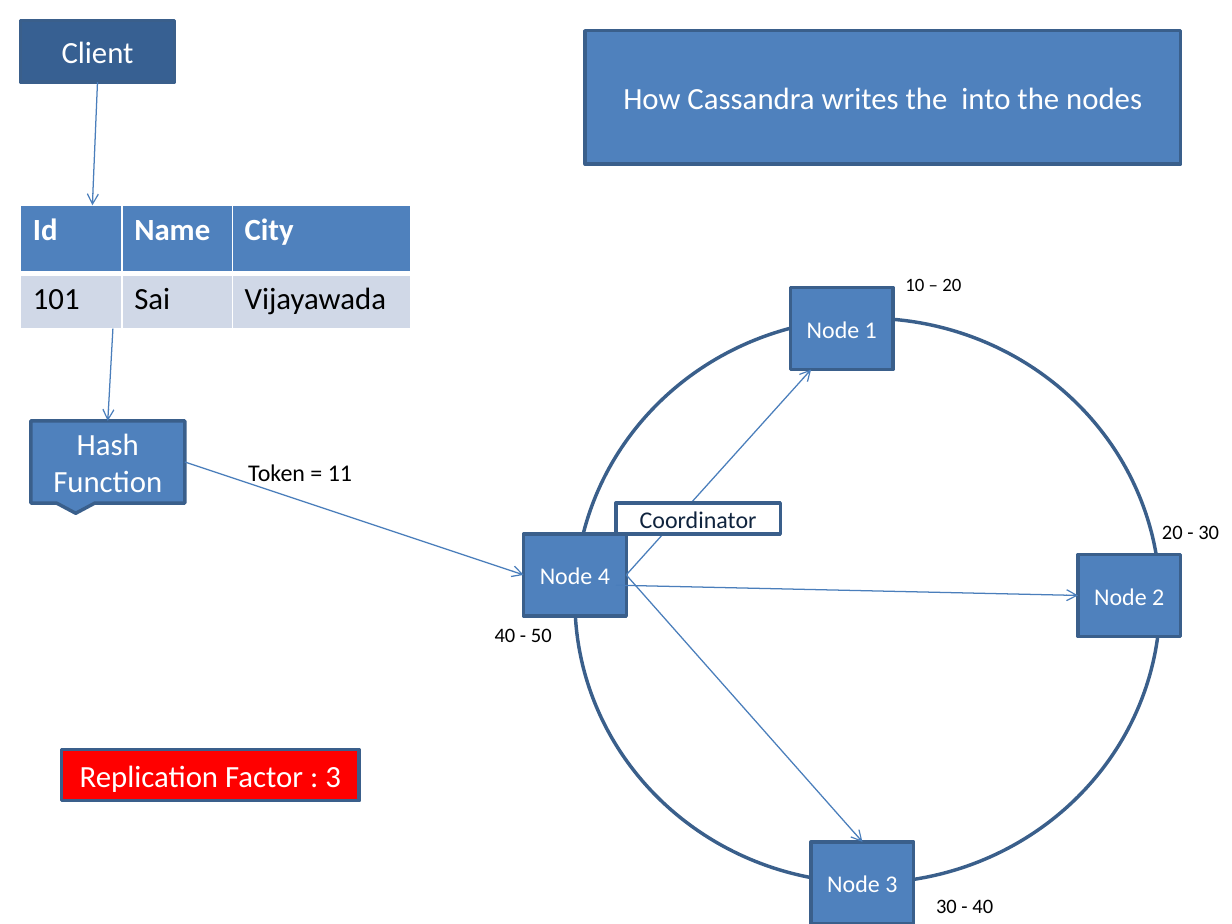
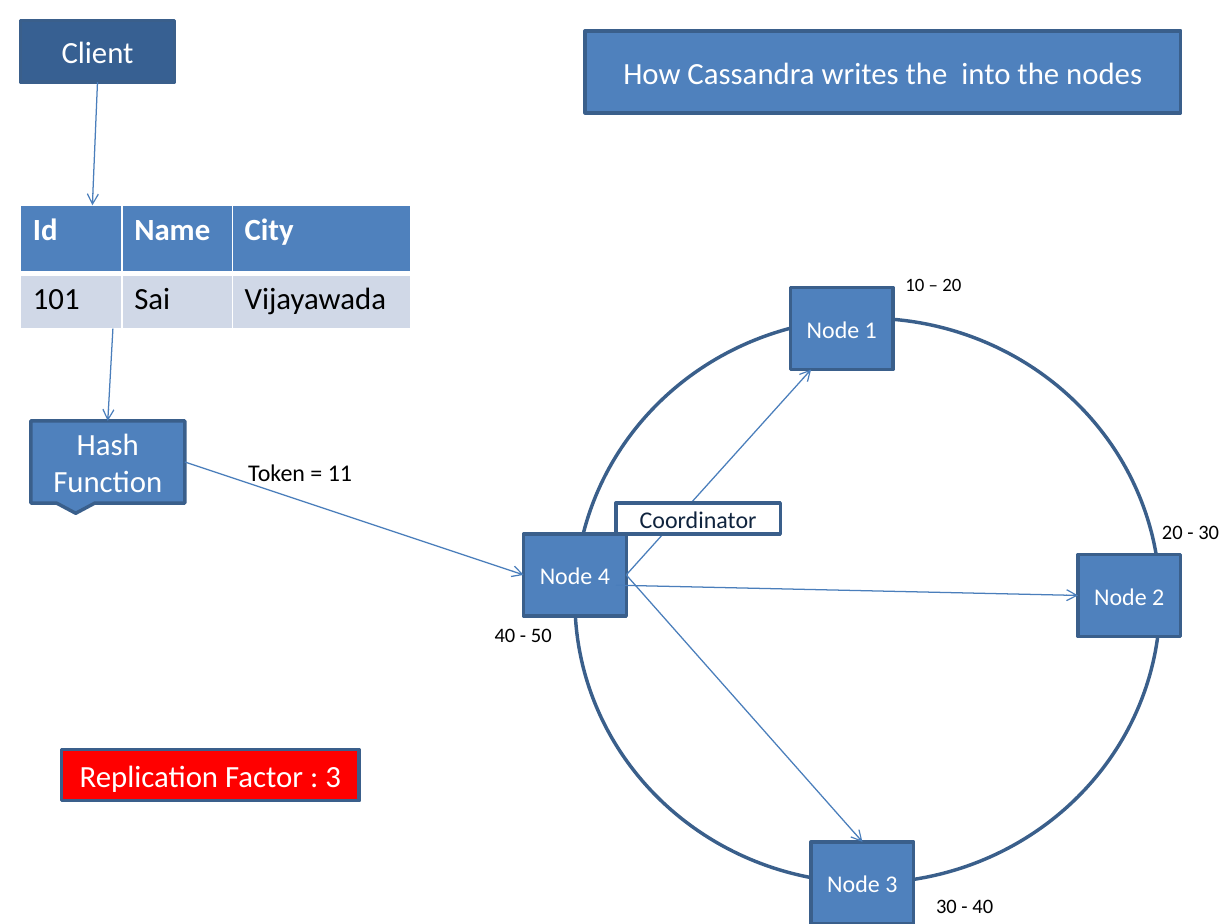
Before and after one commit to BallijepalliManiram/Cassandra, a slide deck: slide 1 of files/Writting and Reading the data.pptx. Drawn at 1232x924 pixels with LibreOffice and Linux fonts; fonts in the diff are those of the drawing. Boxes give left, top, right and bottom in pixels: in the first picture for what was removed or moved away, otherwise in the second. Text is boxed around its words. In the diff, an @@ line names an element or a change of style, - is before the commit and + after.

Commit message:
Committing changes

```diff
--- a/files/Writting and Reading the data.pptx
+++ b/files/Writting and Reading the data.pptx
@@ rectangle "How Cassandra writes the into ...": place and size @@
-rectangle "How Cassandra writes the into ..." at box(585, 31, 1180, 164)
+rectangle "How Cassandra writes the into ..." at box(585, 31, 1180, 113)
```
